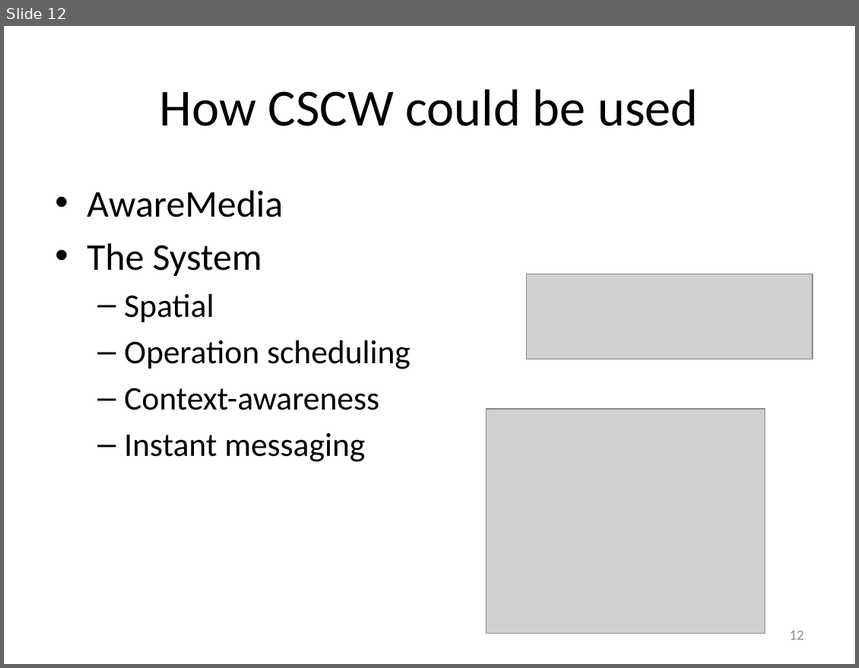
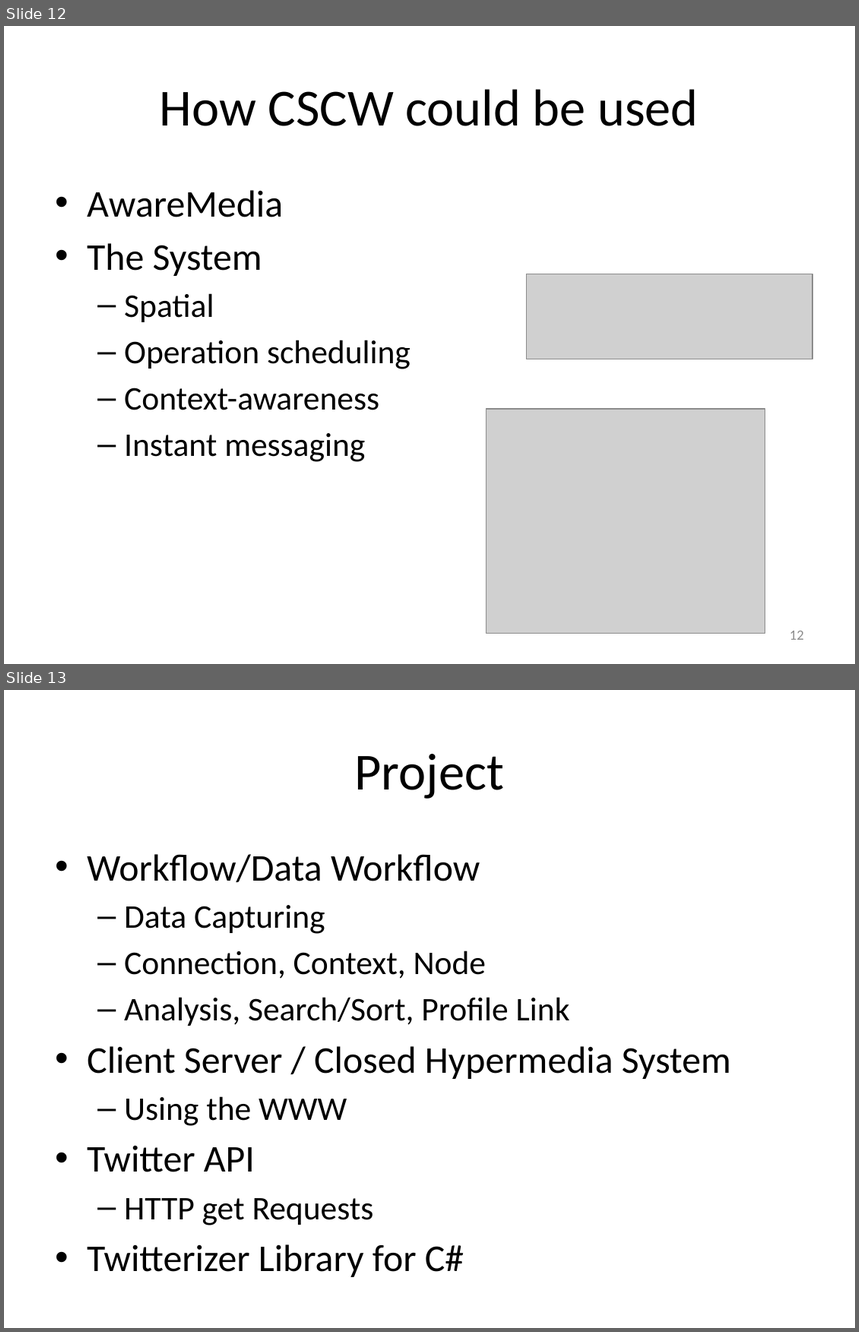
Before and after one commit to isurup/kalle-martin-group, a slide deck: SSE3/MartinPresentation/SSE3_4.pptx. Shown one above the other, each under a label of ours: slide 12 before the commit, slides 12 and 13 after it. The pictures are 859x668 and 859x1332 pixels, drawn with LibreOffice and Linux fonts; fonts in the diff are those of the drawing; grey boxes stand for pictures. Boxes give left, top, right and bottom in pixels: in the first picture for what was removed or moved away, otherwise in the second. Text is boxed around its words. In the diff, an @@ line names an element or a change of style, - is before the commit and + after.

```diff
--- a/SSE3/MartinPresentation/SSE3_4.pptx
+++ b/SSE3/MartinPresentation/SSE3_4.pptx
@@ slide 13 added at bbox=[4, 690, 855, 1328], background #FFFFFF @@
@@ title added at bbox=[355, 754, 504, 799], 44 pt, text #000000 @@
+Project
@@ text added at bbox=[87, 854, 731, 1277], 28 pt, text #000000 @@
+• Workflow/Data Workflow
+  – Data Capturing
+  – Connection, Context, Node
+  – Analysis, Search/Sort, Profile Link
+• Client Server / Closed Hypermedia System
+  – Using the WWW
+• Twitter API
+  – HTTP get Requests
+• Twitterizer Library for C#
```
Also in this commit, not shown: 3 other slides added, 1 slide removed, 2 other files.
